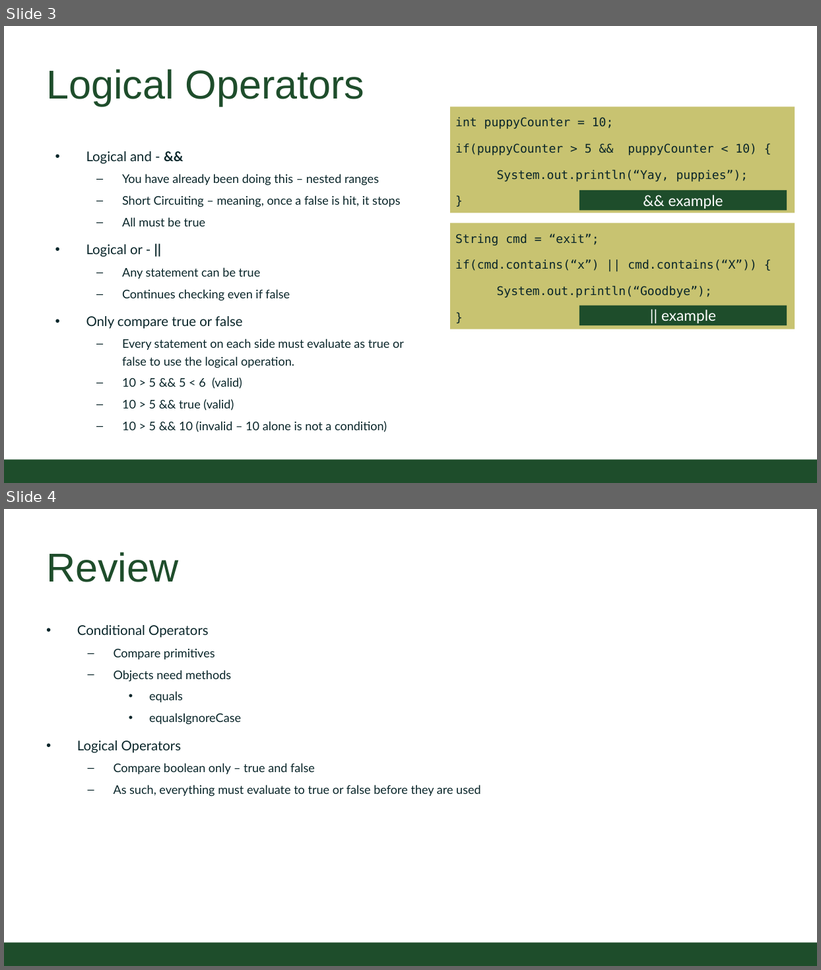
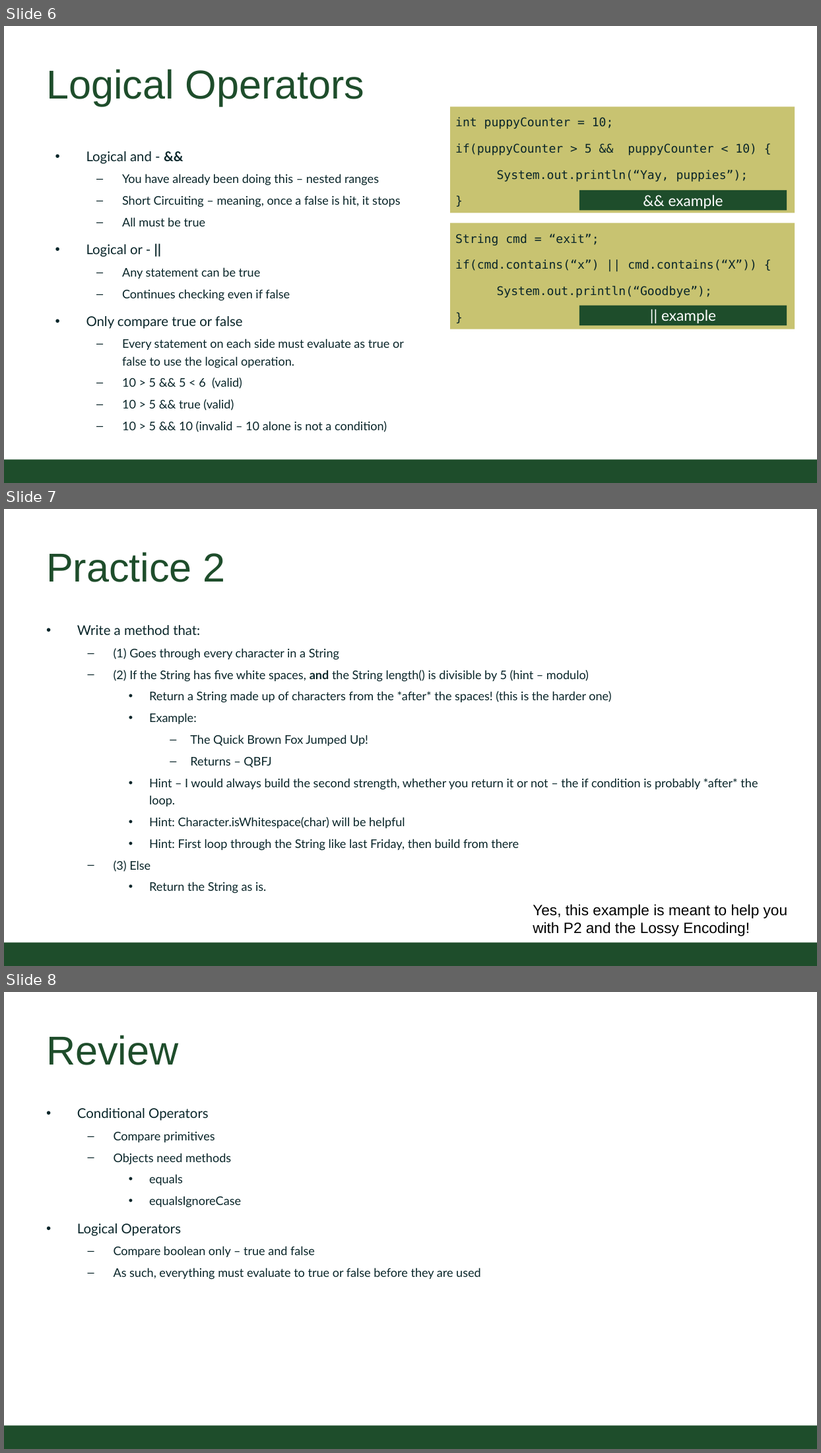
Before and after one commit to CSU-CompSci-CS163-4/Handouts, a slide deck: slides/On-Campus/06_01_LogicalOperators.pptx. Shown one above the other, each under a label of ours: slides 3 and 4 before the commit, slides 6, 7 and 8 after it. The pictures are 821x970 and 821x1453 pixels, drawn with LibreOffice and Linux fonts; fonts in the diff are those of the drawing; background and template pictures are left out. Boxes give left, top, right and bottom in pixels: in the first picture for what was removed or moved away, otherwise in the second. Text is boxed around its words. In the diff, an @@ line names an element or a change of style, - is before the commit and + after.

Commit message:
update monday slides - conditionals with examples

```diff
--- a/slides/On-Campus/06_01_LogicalOperators.pptx
+++ b/slides/On-Campus/06_01_LogicalOperators.pptx
@@ slide 7 added at (4, 509, 817, 966), background #FFFFFF; not listed: 1 template element that a slide beside it also shows @@
@@ title added at (46, 552, 226, 582), 54 pt, text #1E4D2B @@
+Practice 2
@@ text added at (77, 625, 758, 894), 16 pt, text #092529 @@
+• Write a method that:
+  – (1) Goes through every character in a String
+  – (2) If the String has five white spaces, and the String length() is divisible by 5 (hint – modulo)
+    • Return a String made up of characters from the *after* the spaces! (this is the harder one)
+    • Example:
+      – The Quick Brown Fox Jumped Up!
+      – Returns – QBFJ
+    • Hint – I would always build the second strength, whether you return it or not – the if condition is probably *after* the loop.
+    • Hint: Character.isWhitespace(char) will be helpful
+    • Hint: First loop through the String like last Friday, then build from there
+  – (3) Else
+    • Return the String as is.
@@ text added at (533, 904, 788, 937), 20 pt, text #000000 @@
+Yes, this example is meant to help you with P2 and the Lossy Encoding!
@@ what was slide 3 is now slide 6 @@
@@ what was slide 4 is now slide 8 @@
```
Also in this commit, not shown: 4 other slides added.
